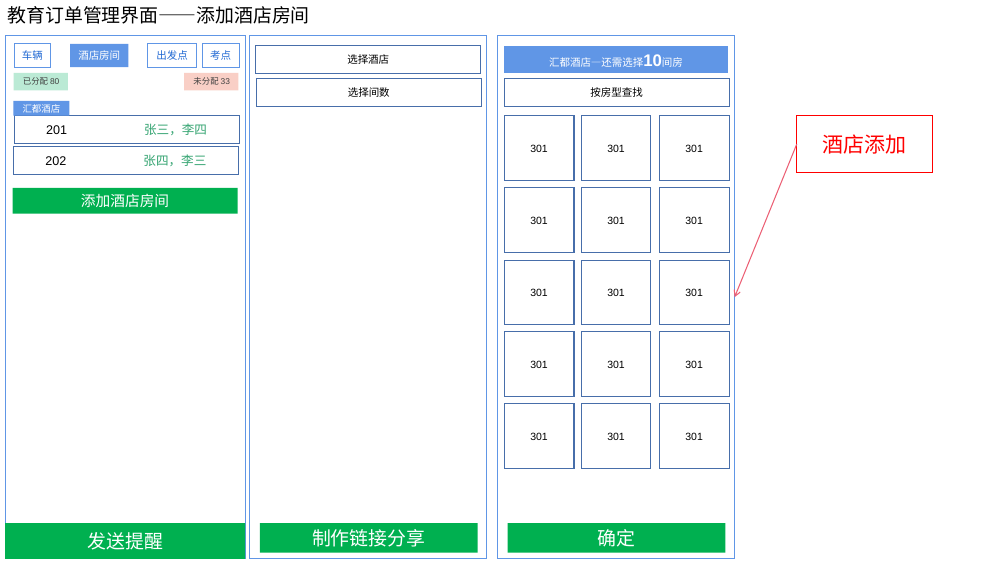
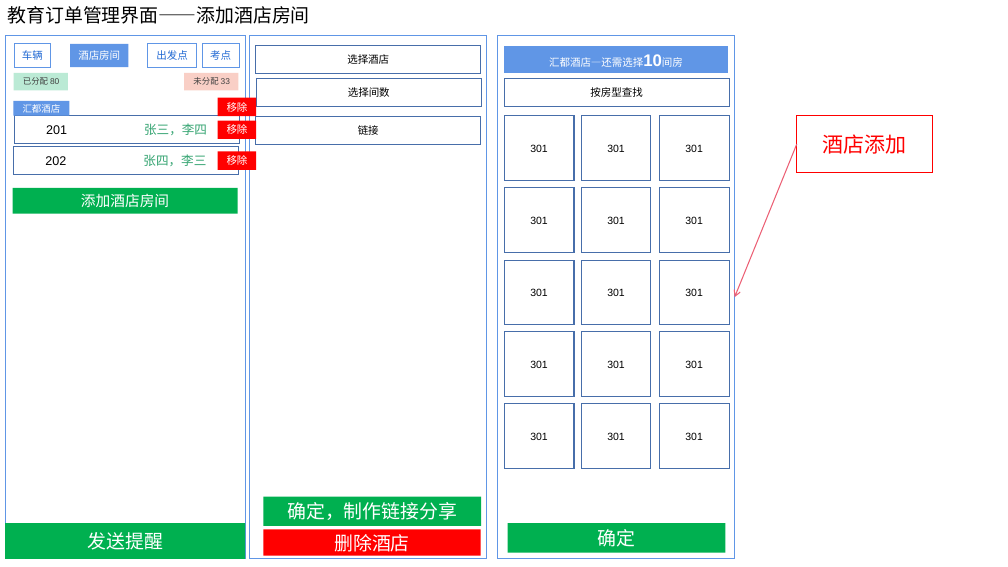
Before and after one commit to ISheenSomeOne/eTeam, a slide deck: slide 18 of 界面设计/eTeam界面—团队.pptx. Drawn at 1008x567 pixels with LibreOffice and Linux fonts; fonts in the diff are those of the drawing. Boxes give left, top, right and bottom in pixels: in the first picture for what was removed or moved away, otherwise in the second. Text is boxed around its words. In the diff, an @@ line names an element or a change of style, - is before the commit and + after.

Commit message:
update

```diff
--- a/界面设计/eTeam界面—团队.pptx
+++ b/界面设计/eTeam界面—团队.pptx
@@ rectangle added at <box>218,98,256,116</box>, fill #FF0000, 10 pt, text #FFFFFF @@
+移除
@@ rectangle added at <box>256,116,481,144</box>, outline #476FAA 1 pt, 10 pt, text #000000 @@
+链接
@@ rectangle added at <box>218,120,256,138</box>, fill #FF0000, 10 pt, text #FFFFFF @@
+移除
@@ rectangle added at <box>218,151,256,169</box>, fill #FF0000, 10 pt, text #FFFFFF @@
+移除
@@ rectangle "确定，制作链接分享": place and size @@
-rectangle "确定，制作链接分享" at <box>260,523,478,553</box>
+rectangle "确定，制作链接分享" at <box>263,497,481,526</box>
@@ text in rectangle at <box>287,502,457,520</box>: text changed @@
-制作链接分享
+确定，制作链接分享
@@ rectangle added at <box>263,529,480,556</box>, fill #FF0000, 18 pt, text #FFFFFF @@
+删除酒店
```
Also in this commit, not shown: 6 other slides changed.
